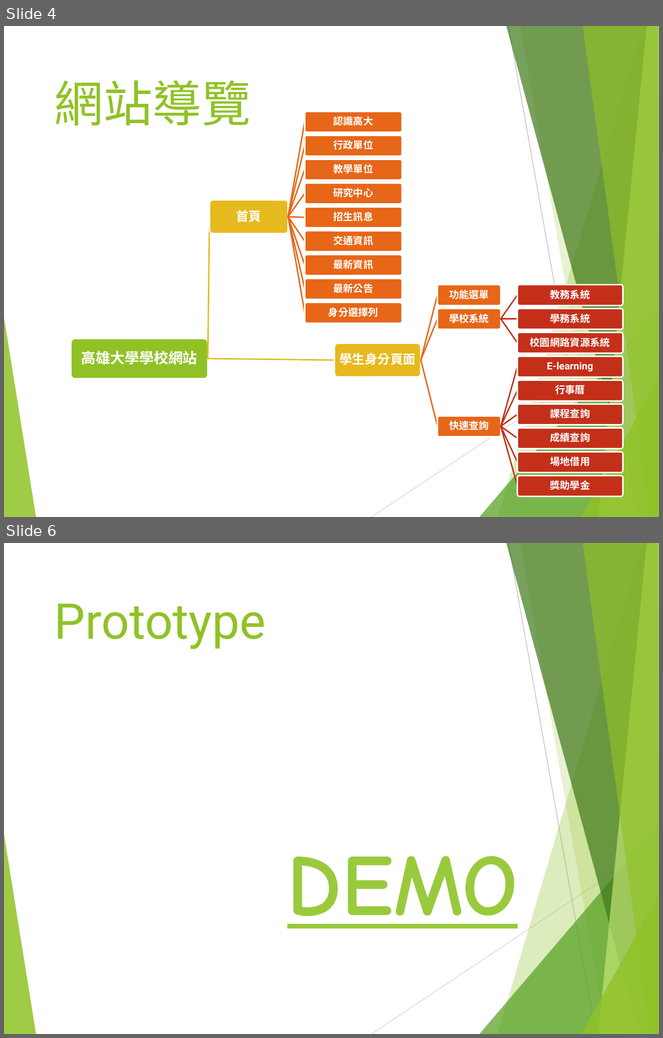
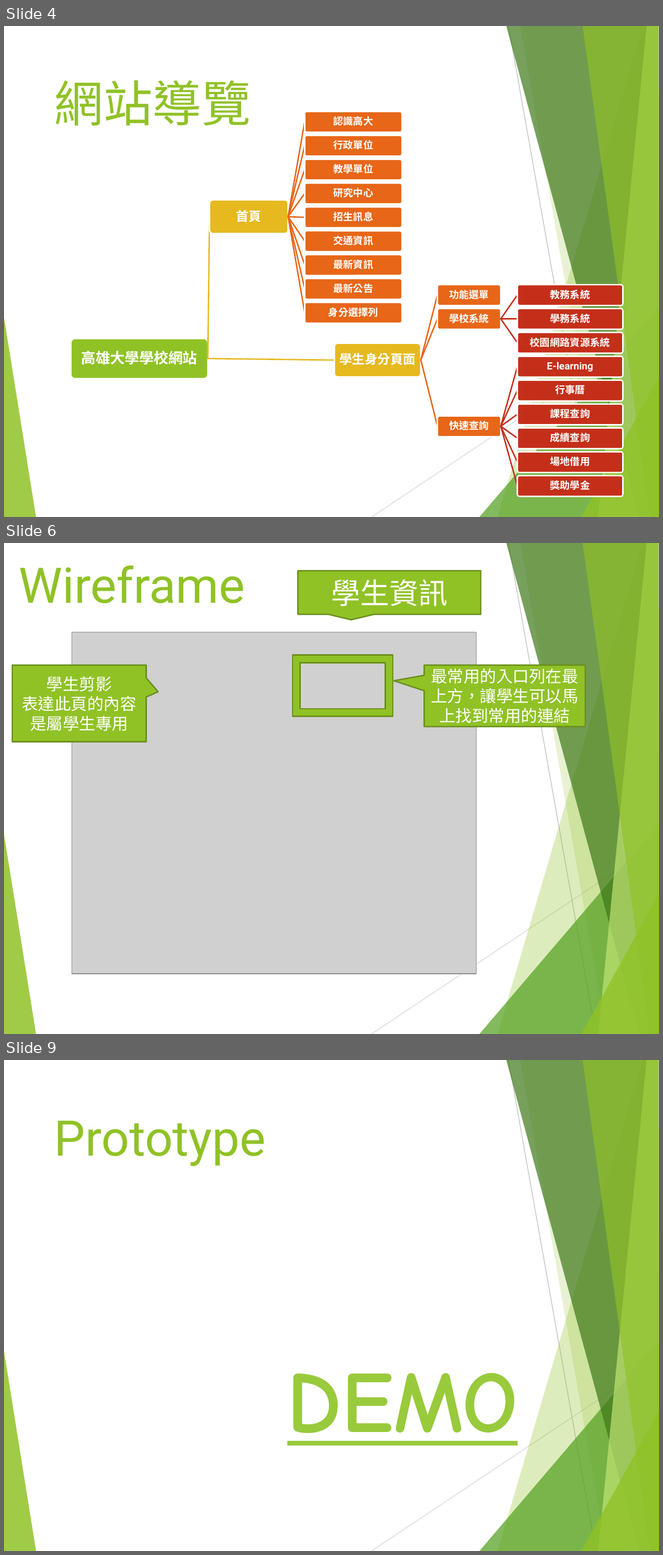
Before and after one commit to ag19930219/NUK, a slide deck: Web前端設計_第二組.pptx. Shown one above the other, each under a label of ours: slides 4 and 6 before the commit, slides 4, 6 and 9 after it; the slides between them are not shown. The pictures are 663x1038 and 663x1555 pixels, drawn with LibreOffice and Linux fonts; fonts in the diff are those of the drawing; grey boxes stand for pictures. Boxes give left, top, right and bottom in pixels: in the first picture for what was removed or moved away, otherwise in the second. Text is boxed around its words. In the diff, an @@ line names an element or a change of style, - is before the commit and + after.

```diff
--- a/Web前端設計_第二組.pptx
+++ b/Web前端設計_第二組.pptx
@@ slide 6 added at [4,543,659,1034], background #FFFFFF; not listed: 10 template elements that a slide beside it also shows @@
@@ title added at [19,565,245,603], 54 pt, text #90C226 @@
+Wireframe
@@ speech box added at [298,571,481,614], fill #90C226, outline #6B901C 1.5 pt, 32 pt, text #FFFFFF @@
+學生資訊
@@ picture added at [72,632,476,974] @@
@@ speech box added at [12,665,147,742], fill #90C226, outline #6B901C 1.5 pt, 18 pt, text #FFFFFF @@
+學生剪影
+表達此頁的內容是屬學生專用
@@ frame added at [293,655,393,717], fill #90C226, outline #6B901C 1.5 pt @@
@@ speech box added at [424,665,585,727], fill #90C226, outline #6B901C 1.5 pt, 18 pt, text #FFFFFF @@
+最常用的入口列在最上方，讓學生可以馬上找到常用的連結
@@ what was slide 6 is now slide 9 @@
```
Also in this commit, not shown: 1 slide changed, 3 other slides added, 1 slide removed, 12 other files.
